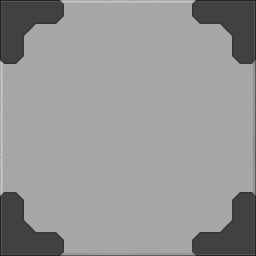
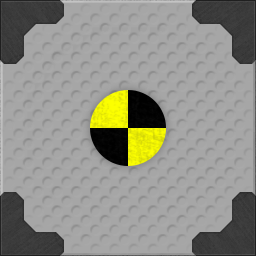
Two versions of the same layered image (w=256, h=256). Layer-by-layer changes:
painted on "CornerBottomRight" over [192, 192, 256, 255]
painted on "CornerBottomLeft" over [1, 192, 64, 256]
painted on "CornerTopRight" over [192, 0, 255, 64]
painted on "CornerTopLeft" over [0, 0, 64, 64]
added layer "TestScratch" above "Test" over [37, 24, 237, 224]
added group "Test" with 2 layers above "TicTacToe" over [90, 90, 166, 166]
added layer "TestBlack" in group "Test" over [90, 90, 166, 166]
added layer "TestYellow" in group "Test" over [90, 90, 166, 166]
added layer "Tile Pattern" above "Tile" over [0, 0, 256, 256]
